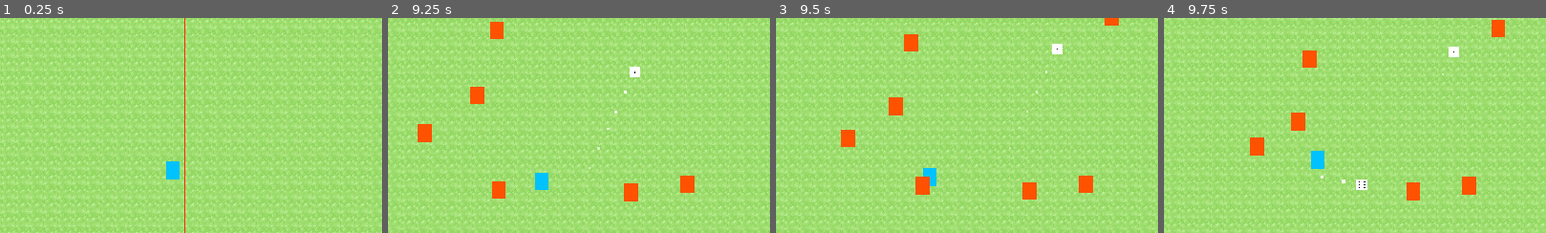
Above: before the commit, frames 1-4 (left to right).
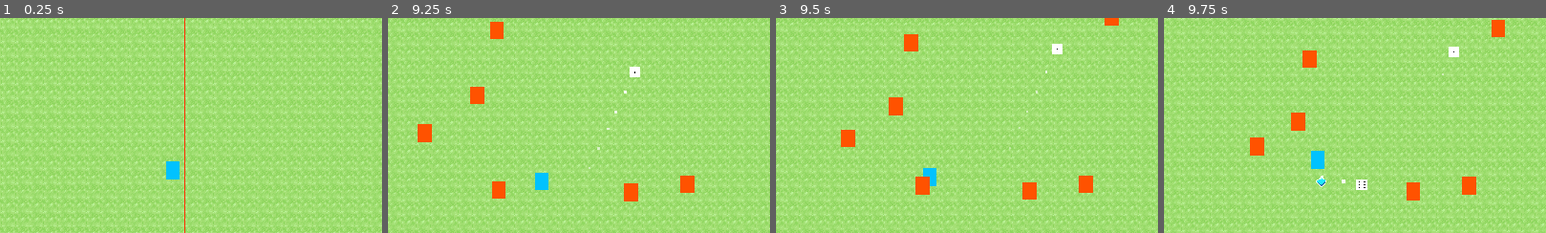
Above: after the commit, the same moments.

Repository: Xalph555/Fate-Overturned
Game: Godot game, scene res://Levels/MainMap/MainMap.tscn
Same seed, same stepped clock (60 frames per second), same inputs: the game is played once before the commit and once after it.
Inputs (mouse positions are % of the whole screen's width and height, from its top left):
- Up to frame 1 (0.25 s): no input
- Up to frame 2 (9.25 s): tap Enter at 0.5 s; move the mouse to (72, 45) at 0.52 s; press the mouse at (72, 45) at 0.53 s; hold D (move_right) 0.53-1.28 s; move the mouse to (30, 55) at 1.27 s; release the mouse at (30, 55) at 1.28 s; hold S (move_down) 1.28-2.03 s; click (30, 55) at 1.35 s; move the mouse to (60, 28) at 2.02 s; press the mouse at (60, 28) at 2.03 s; hold D (move_right) 2.03-2.78 s; move the mouse to (45, 70) at 2.77 s; release the mouse at (45, 70) at 2.78 s; hold W (move_up) 2.78-3.53 s; click (45, 70) at 2.85 s; move the mouse to (80, 65) at 3.52 s; press the mouse at (80, 65) at 3.53 s; hold A (move_left) 3.53-5.03 s; move the mouse to (20, 35) at 4.27 s; release the mouse at (20, 35) at 4.28 s; click (20, 35) at 4.35 s; move the mouse to (55, 50) at 5.02 s; press the mouse at (55, 50) at 5.03 s; hold S (move_down) 5.03-5.78 s; move the mouse to (35, 25) at 5.77 s; release the mouse at (35, 25) at 5.78 s; hold D (move_right) 5.78-6.53 s; click (35, 25) at 5.85 s; move the mouse to (72, 45) at 6.52 s; press the mouse at (72, 45) at 6.53 s; hold W (move_up) 6.53-7.28 s; move the mouse to (30, 55) at 7.27 s; release the mouse at (30, 55) at 7.28 s; hold D (move_right) 7.28-8.03 s; click (30, 55) at 7.35 s; move the mouse to (60, 28) at 8.02 s; press the mouse at (60, 28) at 8.03 s; hold S (move_down) 8.03-8.78 s; move the mouse to (45, 70) at 8.77 s; release the mouse at (45, 70) at 8.78 s; hold A (move_left) from 8.78 s (still down); click (45, 70) at 8.85 s
- Up to frame 3 (9.5 s): keep holding A (move_left)
- Up to frame 4 (9.75 s): move the mouse to (80, 65) at 9.52 s; release A (move_left) at 9.53 s; press the mouse at (80, 65) at 9.53 s; hold W (move_up) from 9.53 s (still down)
The pictures show only the part of the screen within x 27-77%, y 18-68%; the shares and areas given below are measured in that part.

Frames 1-3 are identical in both runs. In frame 4, less than 0.1% of the frame differs, in the area x 39-43%, y 73-79%.

Commit message:
Added experience gain system

Diff:
--- a/Common/Enemies/Basic/BasicEnemy.gd
+++ b/Common/Enemies/Basic/BasicEnemy.gd
@@ -59,8 +59,18 @@
 	velocity = move_and_slide(velocity)
 
 
+func spawn_exp_orb() -> void:
+	var exp_instance = exp_orb.instance()
+	exp_instance.exp_amount = base_exp
+	exp_instance.global_position = self.global_position
+	get_tree().current_scene.add_child(exp_instance)
+
+
 # damage
 func deal_damage(dmg : float, knockback : float, knockback_dir : Vector2, damage_entity) -> void:
+	if current_health <= 0.0:
+		return
+
 	current_health -= dmg
 
 	var knockback_force = knockback_dir * knockback
@@ -72,6 +82,8 @@
 	velocity += knockback_force
 
 	if current_health <= 0.0:
+		call_deferred("spawn_exp_orb")
+
 		emit_signal("enemy_died")
 
 		call_deferred("free")
--- a/Common/Enemies/Basic/BasicEnemy.tscn
+++ b/Common/Enemies/Basic/BasicEnemy.tscn
@@ -1,9 +1,10 @@
-[gd_scene load_steps=8 format=2]
+[gd_scene load_steps=9 format=2]
 
 [ext_resource path="res://Common/Enemies/Basic/BasicEnemySprite.png" type="Texture" id=1]
 [ext_resource path="res://Common/HitHurtBox/Hurtbox/HurtBox.tscn" type="PackedScene" id=2]
 [ext_resource path="res://Common/Enemies/Basic/BasicEnemy.gd" type="Script" id=3]
 [ext_resource path="res://Common/HitHurtBox/Hitbox/HitBox.tscn" type="PackedScene" id=4]
+[ext_resource path="res://Common/Enemies/Experience/ExpOrb.tscn" type="PackedScene" id=5]
 
 [sub_resource type="CapsuleShape2D" id=1]
 radius = 3.49999
@@ -22,6 +23,7 @@
 collision_layer = 131072
 collision_mask = 131584
 script = ExtResource( 3 )
+exp_orb = ExtResource( 5 )
 
 [node name="Sprite" type="Sprite" parent="."]
 texture = ExtResource( 1 )
--- a/Common/Enemies/Experience/ExpOrb.gd
+++ b/Common/Enemies/Experience/ExpOrb.gd
@@ -1,7 +1,37 @@
-# BasicEnemy
+# ExpOrb
 # -----------------------------------------
 extends Area2D
+class_name ExpOrb
 
 
-func _ready() -> void:
-	pass
+# Variables
+# ----------------------------------
+var exp_amount := 0.0
+
+var move_speed := 0.0
+
+var move_dir := Vector2.ZERO
+var velocity := Vector2.ZERO
+
+var player_ref = null
+
+
+# Functions
+# ------------------------------------
+func _physics_process(delta: float) -> void:
+	if player_ref:
+		move_dir = (player_ref.global_position - self.global_position).normalized()
+
+		velocity = move_dir * move_speed * delta
+		self.global_position += velocity
+
+
+func set_movement(player, force : float) -> void:
+	player_ref = player
+	move_speed = force
+
+
+func _on_ExpOrb_body_entered(body:Node) -> void:
+	if player_ref == body:
+		player_ref.player_stats.add_experience(exp_amount)
+		call_deferred("free")
--- a/Common/Enemies/Experience/ExpOrb.tscn
+++ b/Common/Enemies/Experience/ExpOrb.tscn
@@ -1,18 +1,21 @@
-[gd_scene load_steps=3 format=2]
+[gd_scene load_steps=4 format=2]
 
 [ext_resource path="res://Common/Enemies/Experience/ExpSprite.png" type="Texture" id=1]
+[ext_resource path="res://Common/Enemies/Experience/ExpOrb.gd" type="Script" id=2]
 
 [sub_resource type="CircleShape2D" id=1]
-radius = 2.5
+radius = 7.01783
 
 [node name="ExpOrb" type="Area2D"]
 scale = Vector2( 2, 2 )
 collision_layer = 1024
-collision_mask = 0
-monitoring = false
+collision_mask = 512
+script = ExtResource( 2 )
 
 [node name="Sprite" type="Sprite" parent="."]
 texture = ExtResource( 1 )
 
 [node name="CollisionShape2D" type="CollisionShape2D" parent="."]
 shape = SubResource( 1 )
+
+[connection signal="body_entered" from="." to="." method="_on_ExpOrb_body_entered"]
--- a/Common/Player/Player.gd
+++ b/Common/Player/Player.gd
@@ -148,13 +148,25 @@
 func _on_ThrowRateTimer_timeout() -> void:
 	_can_throw = true
 
-
 func _on_invincibilityTimer_timeout() -> void:
 	_hurtbox.disable_col_shape(false)
-
 
 func _on_throw_rate_updated(new_throw_rate : float) -> void:
 	_throw_rate_timer.wait_time = new_throw_rate
 
 func _on_invincibility_time_updated(new_invincibility_time : float) -> void:
 	_invincibility_timer.wait_time = new_invincibility_time
+
+
+# exp collection
+func _on_ExpCollectionArea_area_entered(area:Area2D) -> void:
+	var exp_orb = area as ExpOrb
+
+	if exp_orb:
+		exp_orb.set_movement(self, player_stats.exp_pull_force)
+
+func _on_ExpCollectionArea_area_exited(area:Area2D) -> void:
+	var exp_orb = area as ExpOrb
+
+	if exp_orb:
+		exp_orb.set_movement(null, 0.0)
--- a/Common/Player/Player.tscn
+++ b/Common/Player/Player.tscn
@@ -7,12 +7,15 @@
 [ext_resource path="res://Common/Player/PlayerStats.tres" type="Resource" id=5]
 
 [sub_resource type="CapsuleShape2D" id=1]
-radius = 4.0
-height = 7.0
+radius = 5.49999
+height = 5.00002
 
 [sub_resource type="CapsuleShape2D" id=2]
 radius = 7.0
 height = 3.0
+
+[sub_resource type="CircleShape2D" id=3]
+radius = 78.4618
 
 [node name="Player" type="KinematicBody2D"]
 scale = Vector2( 2, 2 )
@@ -42,7 +45,7 @@
 texture = ExtResource( 1 )
 
 [node name="CollisionShape2D" type="CollisionShape2D" parent="."]
-position = Vector2( 0, 6 )
+position = Vector2( 0, 4.5 )
 rotation = 1.5708
 shape = SubResource( 1 )
 
@@ -53,5 +56,17 @@
 [node name="CollisionShape2D" type="CollisionShape2D" parent="HurtBox"]
 shape = SubResource( 2 )
 
+[node name="ExpCollectionArea" type="Area2D" parent="."]
+visible = false
+modulate = Color( 0.921569, 0, 1, 1 )
+collision_layer = 0
+collision_mask = 1024
+monitorable = false
+
+[node name="CollisionShape2D" type="CollisionShape2D" parent="ExpCollectionArea"]
+shape = SubResource( 3 )
+
 [connection signal="timeout" from="ThrowRateTimer" to="." method="_on_ThrowRateTimer_timeout"]
 [connection signal="timeout" from="invincibilityTimer" to="." method="_on_invincibilityTimer_timeout"]
+[connection signal="area_entered" from="ExpCollectionArea" to="." method="_on_ExpCollectionArea_area_entered"]
+[connection signal="area_exited" from="ExpCollectionArea" to="." method="_on_ExpCollectionArea_area_exited"]
--- a/Common/Player/PlayerStats.gd
+++ b/Common/Player/PlayerStats.gd
@@ -36,6 +36,8 @@
 export(float) var throw_rate := 0.7
 
 export(float) var invincibility_time := 0.6
+
+export(float) var exp_pull_force := 100.0
 
 export(Array, float) var level_exp_thresholds := []
 var current_level := 1
@@ -136,6 +138,8 @@
 		current_level += 1
 		emit_signal("current_level_updated", current_level)
 
+		print("Player Level Up!")
+
 		if (current_level - 1) < level_exp_thresholds.size():
 			max_experience = level_exp_thresholds[current_level]
 			emit_signal("max_experience_updated", max_experience)
--- a/Common/Player/PlayerStats.tres
+++ b/Common/Player/PlayerStats.tres
@@ -10,4 +10,5 @@
 throw_force = 500.0
 throw_rate = 0.7
 invincibility_time = 0.6
+exp_pull_force = 100.0
 level_exp_thresholds = [ 10.0, 20.0, 30.0, 40.0, 50.0, 60.0, 70.0, 80.0, 90.0, 100.0 ]
--- a/project.godot
+++ b/project.godot
@@ -30,6 +30,11 @@
 "path": "res://Common/Enemies/Spawner/EnemySpawner.gd"
 }, {
 "base": "Area2D",
+"class": "ExpOrb",
+"language": "GDScript",
+"path": "res://Common/Enemies/Experience/ExpOrb.gd"
+}, {
+"base": "Area2D",
 "class": "HitBox",
 "language": "GDScript",
 "path": "res://Common/HitHurtBox/Hitbox/HitBox.gd"
@@ -59,6 +64,7 @@
 "BasicEnemy": "",
 "DiceProjectile": "",
 "EnemySpawner": "",
+"ExpOrb": "",
 "HitBox": "",
 "HurtBox": "",
 "LevelManager": "",
Binary file changed: Common/Enemies/Experience/ExpSprite.png
Not shown: 1 places in Common/Player/Player.tscn that only renumber resources
